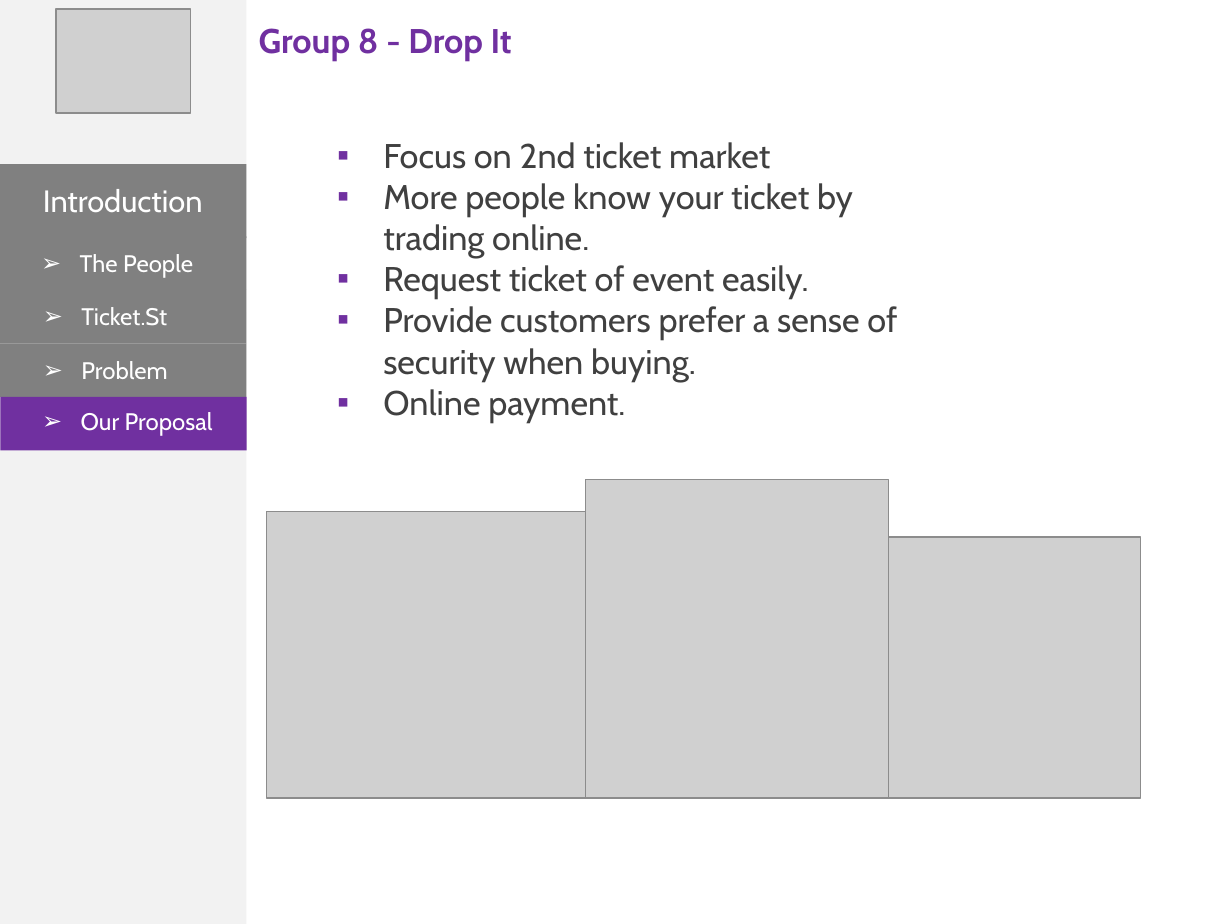
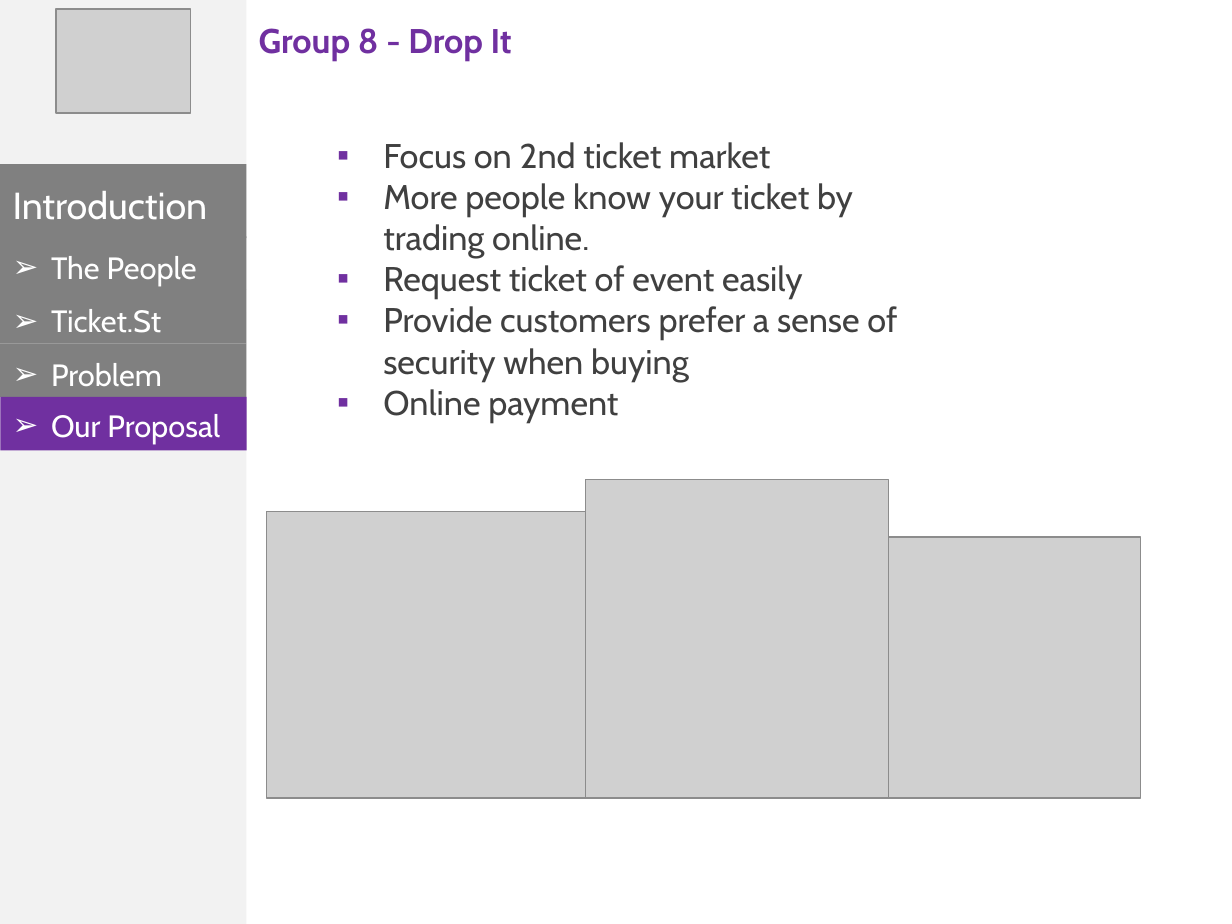
Before and after one commit to phonglk/fptu_capstone, a slide deck: slide 7 of Document/Present.pptx. Drawn at 1232x924 pixels with LibreOffice and Linux fonts; fonts in the diff are those of the drawing; grey boxes stand for pictures. Boxes give left, top, right and bottom in pixels: in the first picture for what was removed or moved away, otherwise in the second. Text is boxed around its words. In the diff, an @@ line names an element or a change of style, - is before the commit and + after.

```diff
--- a/Document/Present.pptx
+++ b/Document/Present.pptx
@@ text "Introduction": place and size @@
-text "Introduction" at [43, 189, 203, 212]
+text "Introduction" at [13, 191, 208, 220]
@@ text "Introduction" at [13, 191, 208, 220]: size 18 to 22 pt @@
@@ text "The People": place and size @@
-text "The People" at [80, 254, 193, 278]
+text "The People" at [51, 256, 197, 285]
@@ text at [383, 265, 897, 423]: text changed @@
-▪ Request ticket of event easily.
-▪ Provide customers prefer a sense of security when buying.
-▪ Online payment.
+▪ Request ticket of event easily
+▪ Provide customers prefer a sense of security when buying
+▪ Online payment
@@ text "Ticket.St": place and size @@
-text "Ticket.St" at [81, 307, 167, 325]
+text "Ticket.St" at [51, 309, 161, 333]
@@ size 14 to 18 pt in 4 elements at [51, 256, 197, 285], [51, 414, 220, 443], [51, 309, 161, 333], [51, 363, 162, 386] @@
@@ text "Problem": place and size @@
-text "Problem" at [81, 361, 167, 379]
+text "Problem" at [51, 363, 162, 386]
@@ text "Our Proposal": place and size @@
-text "Our Proposal" at [81, 412, 213, 436]
+text "Our Proposal" at [51, 414, 220, 443]
```
Also in this commit, not shown: 17 other slides changed.
